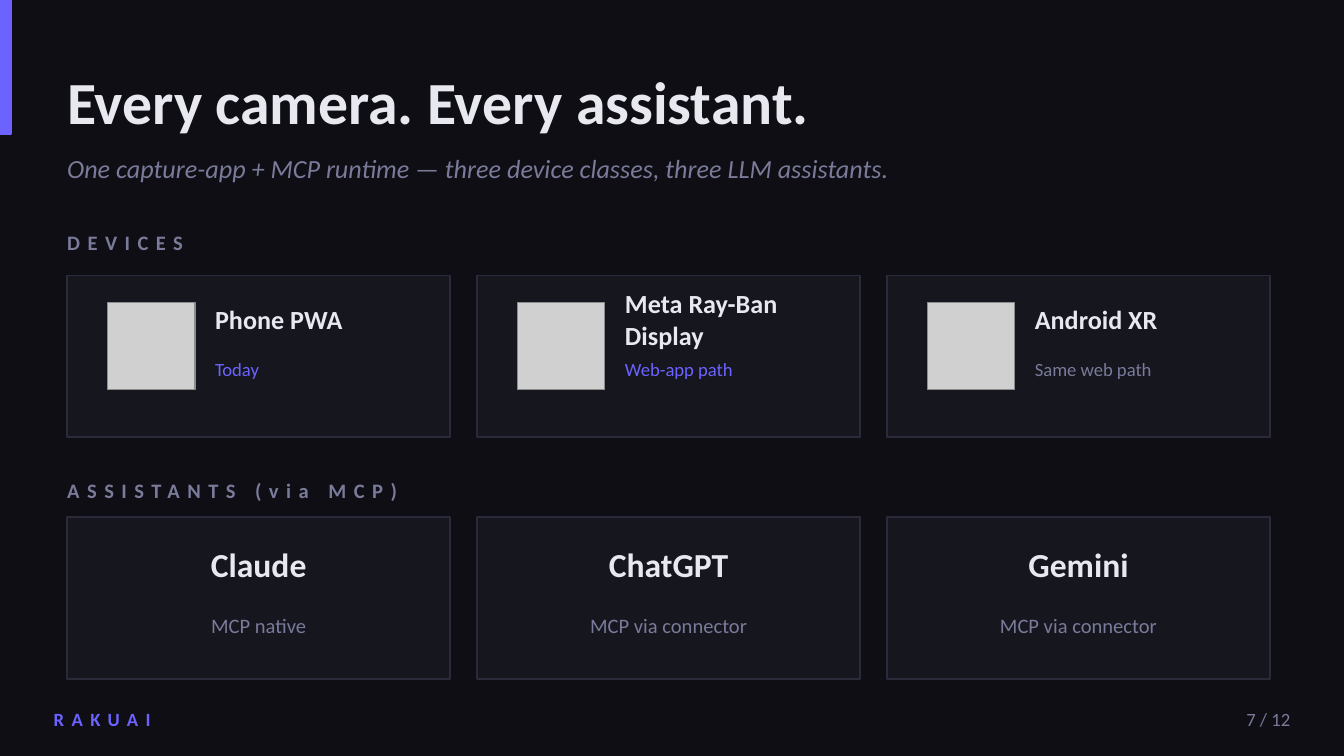
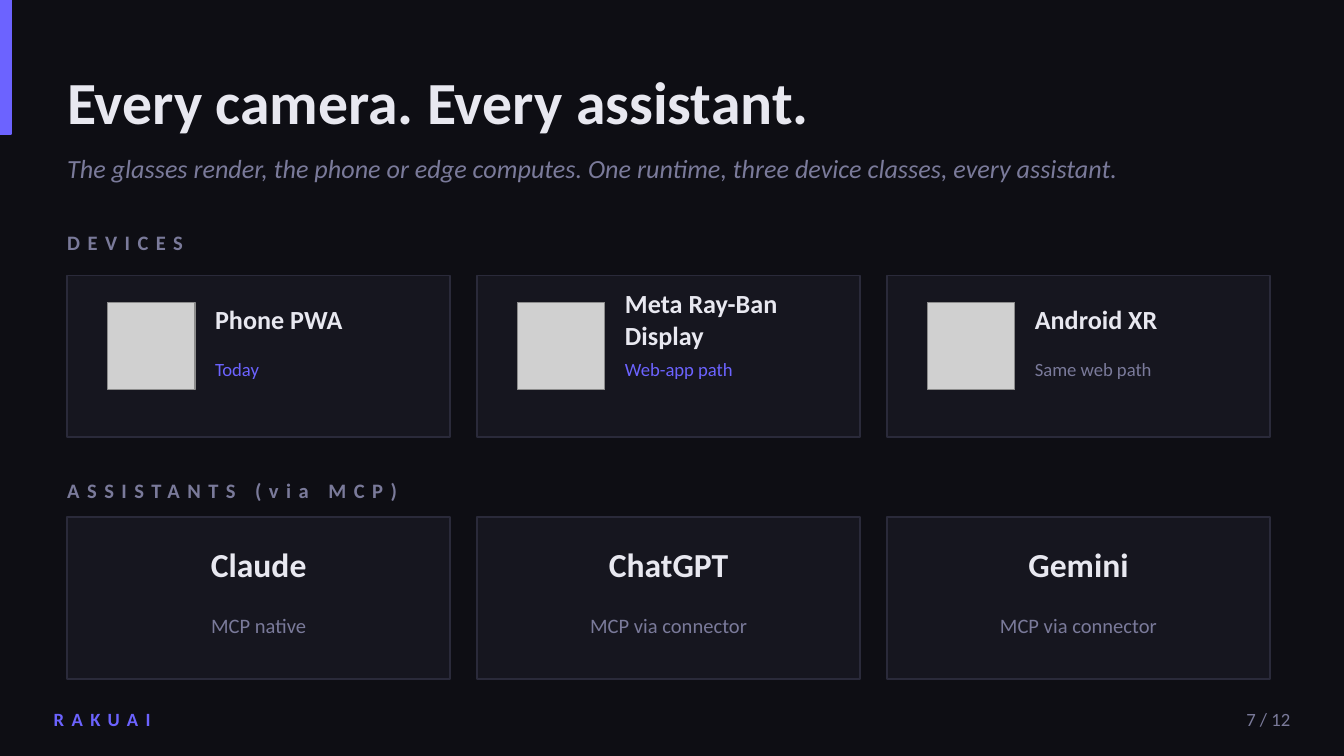
Before and after one commit to RakuXR/rakuxr.github.io, a slide deck: slide 7 of deck.pptx. Drawn at 1344x756 pixels with LibreOffice and Linux fonts; fonts in the diff are those of the drawing; grey boxes stand for pictures. Boxes give left, top, right and bottom in pixels: in the first picture for what was removed or moved away, otherwise in the second. Text is boxed around its words. In the diff, an @@ line names an element or a change of style, - is before the commit and + after.

```diff
--- a/deck.pptx
+++ b/deck.pptx
@@ text at (67, 160, 1117, 183): text changed @@
-One capture-app + MCP runtime — three device classes, three LLM assistants.
+The glasses render, the phone or edge computes. One runtime, three device classes, every assistant.
```
Also in this commit, not shown: 7 other slides changed, 1 other file.
